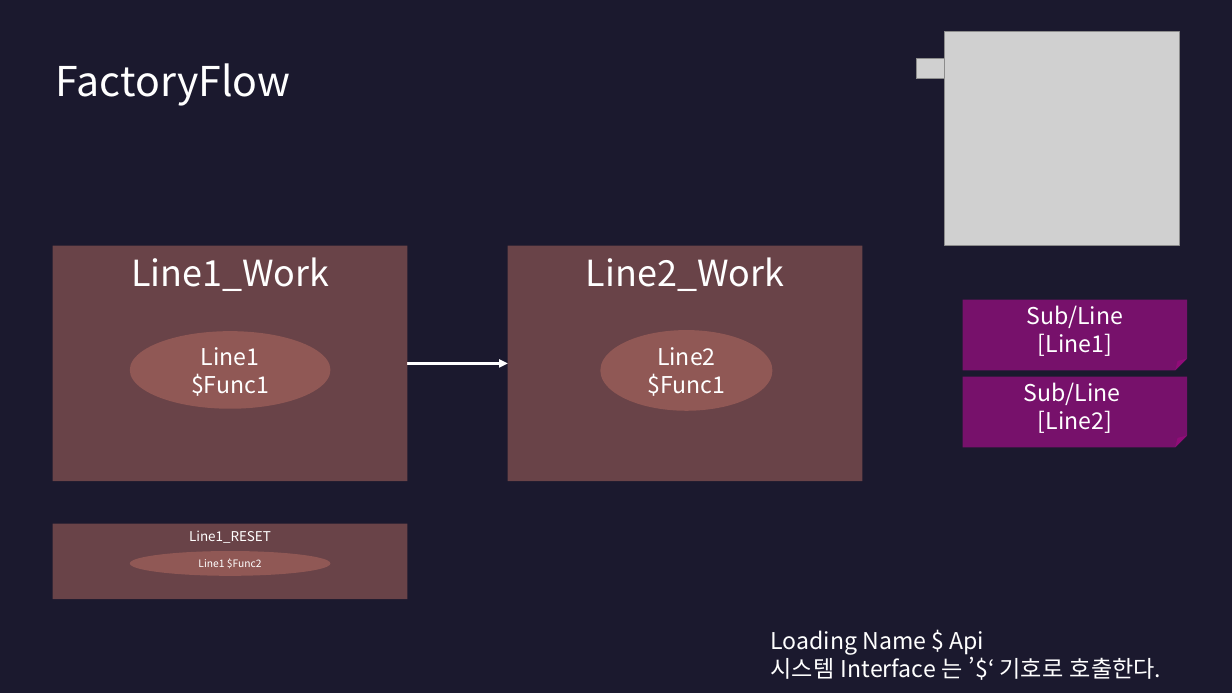
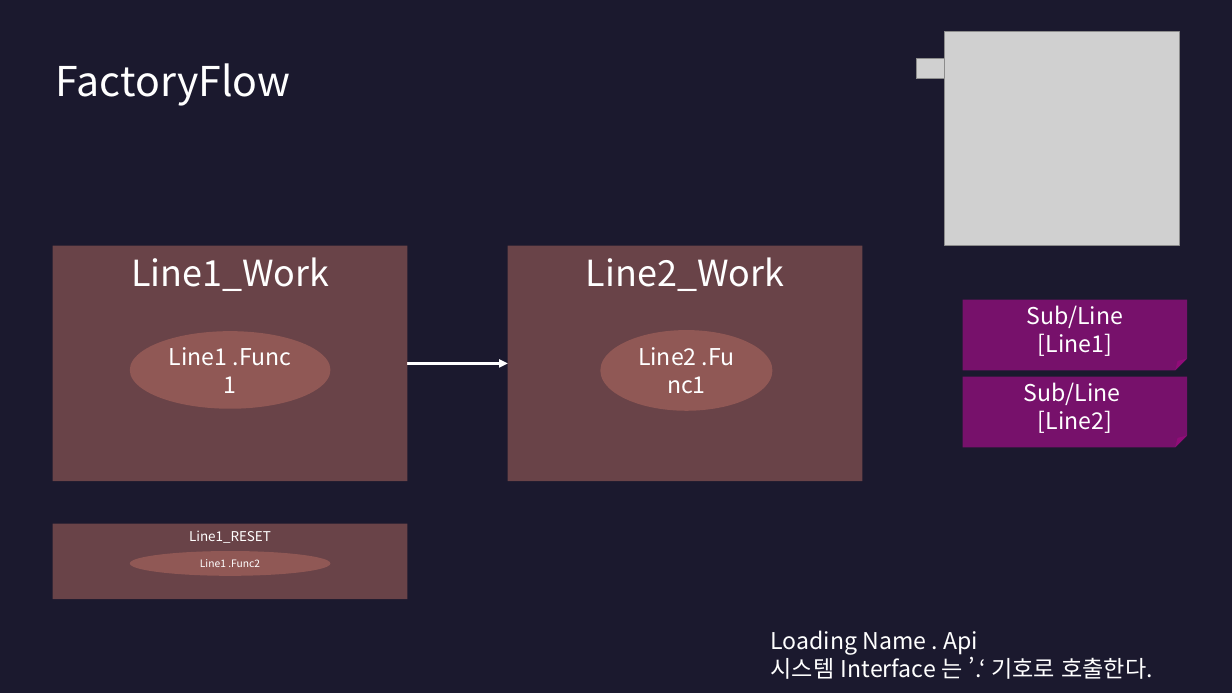
Before and after one commit to DualsoftDev/ds, a slide deck: slide 2 of DsDotNet/src/UnitTest/UnitTest.Model/ImportOfficeExample/Sample/Factory.pptx. Drawn at 1232x693 pixels with LibreOffice and Linux fonts; fonts in the diff are those of the drawing; grey boxes stand for pictures. Boxes give left, top, right and bottom in pixels: in the first picture for what was removed or moved away, otherwise in the second. Text is boxed around its words. In the diff, an @@ line names an element or a change of style, - is before the commit and + after.

```diff
--- a/DsDotNet/src/UnitTest/UnitTest.Model/ImportOfficeExample/Sample/Factory.pptx
+++ b/DsDotNet/src/UnitTest/UnitTest.Model/ImportOfficeExample/Sample/Factory.pptx
@@ text in ellipse at [169,347,228,366]: text changed @@
-Line1 $Func1
+Line1 .Func1
@@ text in ellipse at [638,347,697,366]: text changed @@
-Line2 $Func1
+Line2 .Func1
@@ text in ellipse at [200,559,260,567]: text changed @@
-Line1 $Func2
+Line1 .Func2
@@ text at [771,630,1152,679]: text changed @@
-Loading Name $ Api
-시스템 Interface 는 ’$‘ 기호로 호출한다.
+Loading Name . Api
+시스템 Interface 는 ’.‘ 기호로 호출한다.
```
Also in this commit, not shown: 8 other files.
